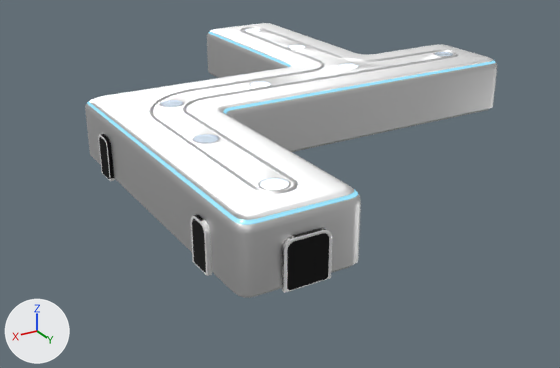
A saved change to the Blender file environment/abandoned_spaceship/abandoned_spaceship_indoors_v2.blend.
Before and after are seen from a 50 mm camera at (29.2, 55.3, 16.4) aimed at (6.7, 17.8, -2.4). The axes (+X, +Y, +Z) are drawn at lower left. The lights are the same throughout. The first picture is the older version.

Before the edit, the objects in view are built like this:
```python
mat_black = diffuse_material('Black')
mat_black.base_color = (0.0189, 0.0189, 0.0189)  # black #252525
mat_black.roughness = 1.0
me_mesh_004 = bpy.data.meshes.new('Mesh.004')
me_mesh_004.from_pydata(...)  # 3094 vertices, 2434 faces; spans x -10.2..17.2, y 0.0..32.2, z 0.0..3.6
me_mesh_004.polygons.foreach_set('use_smooth', [True] * 2434)
me_mesh_004.materials.append(mat_hex_floor)  # its picture is missing
me_mesh_004.materials.append(mat_aluminum_longth)
me_mesh_004.materials.append(mat_aluminum_flat)
me_mesh_004.materials.append(mat_aluminum_walls)
me_mesh_004.materials.append(mat_blue_line)
me_mesh_004.materials.append(mat_flood_lamps)
me_mesh_004.materials.append(mat_inner_edge)
me_mesh_004.materials.append(mat_black)  # black #252525
me_mesh_004.materials.append(mat_throwrug)  # its picture is missing
me_mesh_004.materials.append(mat_flood_lamps_off)
ob_door_002 = bpy.data.objects.new('Door.002', None)
ob_door_002.location = (14.0, 32.1, 0.0)
ob_door_002.instance_type = 'COLLECTION'
ob_door_002.instance_collection = col_door
ob_hall = bpy.data.objects.new('Hall', me_mesh_004)
ob_hall.location = (0.0, 0.0, 0.0)
```
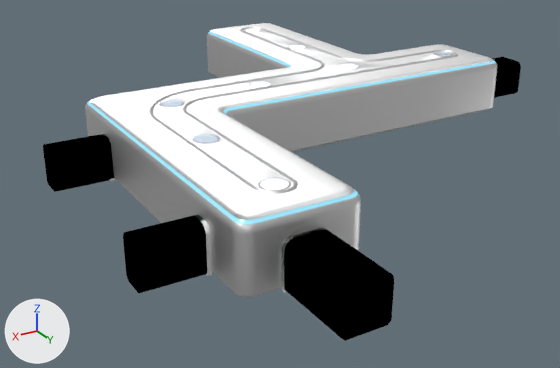
Edits to the scene script, one JSON object a line:
```json
{"op": "set", "path": "mat_black.roughness", "old": "1.0", "new": "0.5"}
{"op": "set", "path": "mat_black", "old": "diffuse_material('Black')", "new": "emission_material('Black')"}
{"op": "set", "path": "mat_black.base_color", "old": "(0.0189, 0.0189, 0.0189)", "new": "(0.0, 0.0, 0.0)", "note": "black #252525 -> black #000000"}
{"block": "me_mesh_004", "where": "# used by ob_hall; location = (0.0, 0.0, 0.0)"}
{"op": "remove", "block": "me_mesh_004", "code": "me_mesh_004.from_pydata(...)  # 3094 vertices, 2434 faces; spans x -10.2..17.2, y 0.0..32.2, z 0.0..3.6"}
{"op": "add", "block": "me_mesh_004", "code": "me_mesh_004.from_pydata(...)  # 3182 vertices, 2522 faces; spans x -14.0..20.2, y 0.0..36.2, z 0.0..3.6"}
{"block": "me_mesh_004", "change": "me_mesh_004 part 1: 22 vertices added at x -14.0, y 14.9..17.1, z 0.0..2.3"}
{"block": "me_mesh_004", "change": "me_mesh_004 part 2: 22 vertices added at x 20.2, y 16.1..17.6, z 0.0..2.3"}
{"block": "me_mesh_004", "change": "me_mesh_004 part 3: 22 vertices added at x 20.2, y 27.9..29.4, z 0.0..2.3"}
{"block": "me_mesh_004", "change": "me_mesh_004 part 4: 22 vertices added at x 12.9..15.1, y 36.2, z 0.0..2.3"}
```

Changed parts and their boxes [x1, y1, x2, y2] in the pictures (560 x 368 px):
```json
{"object": "Hall", "change": "reshaped", "before": [85, 23, 497, 298], "after": [43, 23, 521, 341], "on screen": "16% wider, 16% taller"}
{"part": 1, "of": "me_mesh_004", "change": "added", "after": [492, 57, 521, 98], "on screen": "black"}
{"part": 2, "of": "me_mesh_004", "change": "added", "after": [43, 134, 110, 192], "on screen": "black"}
{"part": 3, "of": "me_mesh_004", "change": "added", "after": [123, 216, 207, 293], "on screen": "black"}
{"part": 4, "of": "me_mesh_004", "change": "added", "after": [284, 230, 394, 341], "on screen": "black"}
```
